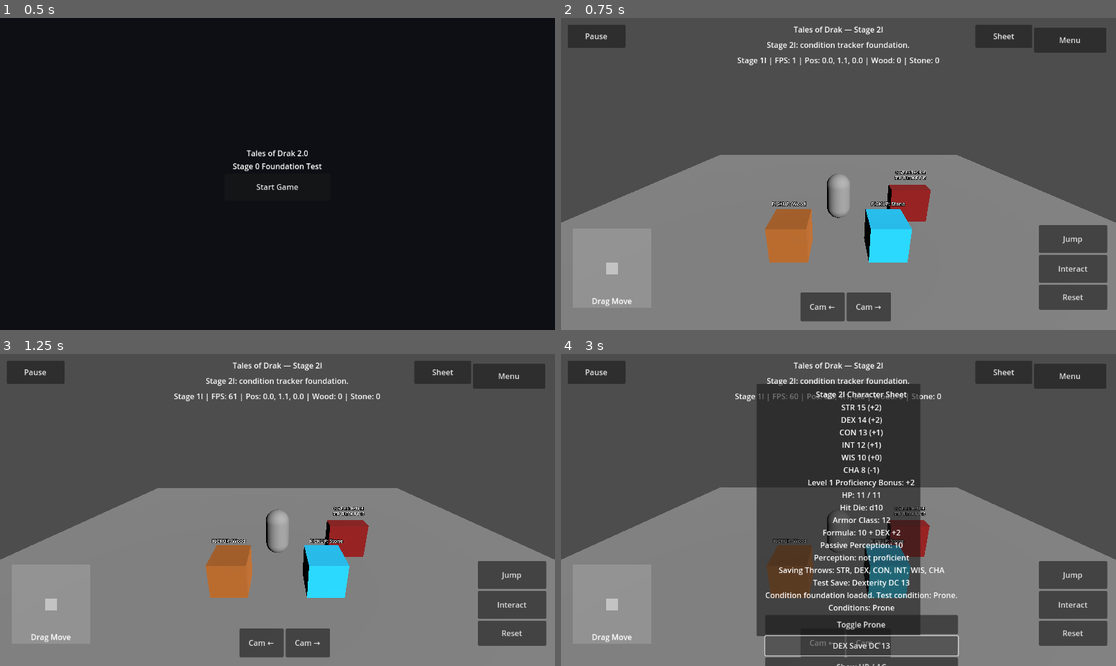
Above: before the commit, frames 1-4 (two rows, left to right).
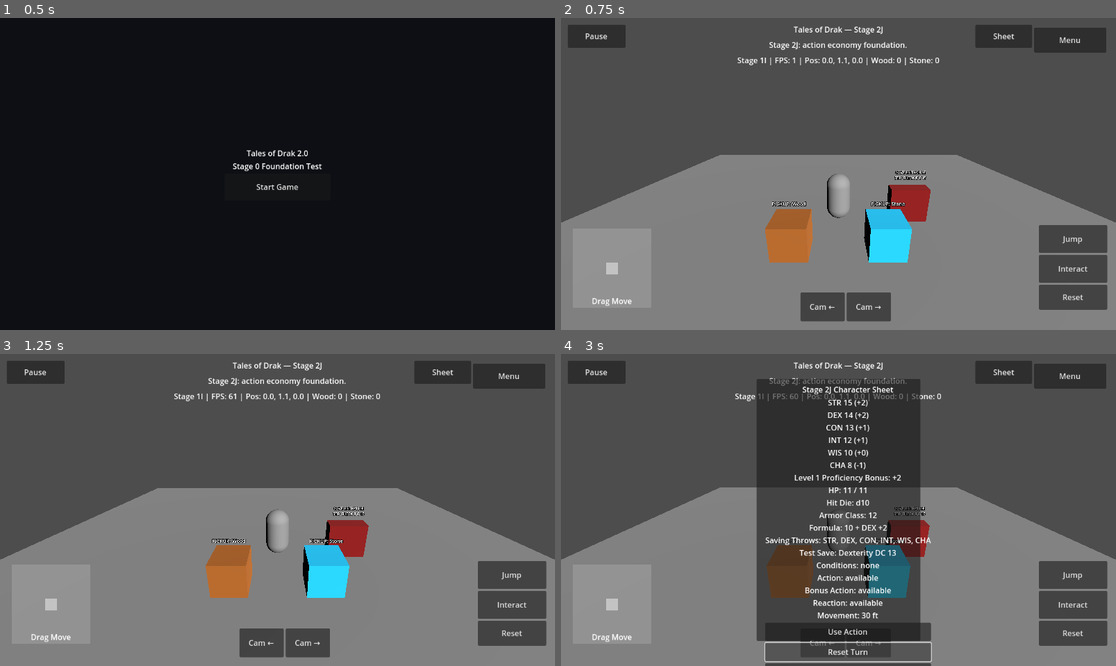
Above: after the commit, the same moments.

Repository: tristanvickery20/Tales-of-Drak-2.0
Game: Godot game, scene res://scenes/main_menu/main_menu.tscn
The game is run twice, just before and just after one commit, with the same random seed, the same clock (stepped at 60 frames per second) and the same inputs.
Inputs (mouse positions are in pixels of both pictures, inside the frame that each line leads up to):
- Up to frame 1 (0.5 s): no input
- Up to frame 2 (0.75 s): click "Start Game" at 0.5 s
- Up to frame 3 (1.25 s): no input
- Up to frame 4 (3 s): click "Sheet" at 1.25 s; click (849, 631) at 2 s, where only the run after the commit has a clickable "Use Action"; click (849, 653) at 2.75 s, where only the run after the commit has a clickable "Reset Turn"

Frame 1 is identical in both runs. In frame 2, 0.3% of the frame differs, in the area x 37-63%, y 4-11%; in frame 3, 0.3%; in frame 4, 7.3%, in the area x 35-72%, y 4-100%.

Commit message:
Add Stage 2J action economy sheet test

Diff:
--- a/drak/ui/drak_character_sheet_overlay.gd
+++ b/drak/ui/drak_character_sheet_overlay.gd
@@ -8,9 +8,10 @@
 const ARMOR_CLASS_SCRIPT := preload("res://drak/rules/drak_armor_class.gd")
 const SAVING_THROWS_SCRIPT := preload("res://drak/rules/drak_saving_throws.gd")
 const CONDITION_TRACKER_SCRIPT := preload("res://drak/rules/drak_condition_tracker.gd")
-
-const CURRENT_STAGE_TITLE := "Tales of Drak — Stage 2I"
-const CURRENT_STAGE_STATUS := "Stage 2I: condition tracker foundation."
+const ACTION_ECONOMY_SCRIPT := preload("res://drak/rules/drak_action_economy.gd")
+
+const CURRENT_STAGE_TITLE := "Tales of Drak — Stage 2J"
+const CURRENT_STAGE_STATUS := "Stage 2J: action economy foundation."
 
 var _ability_scores: DrakAbilityScores = ABILITY_SCORES_SCRIPT.new()
 var _dice_roller: DrakDiceRoller = DICE_ROLLER_SCRIPT.new()
@@ -20,6 +21,7 @@
 var _armor_class: DrakArmorClass = ARMOR_CLASS_SCRIPT.new()
 var _saving_throws: DrakSavingThrows = SAVING_THROWS_SCRIPT.new()
 var _condition_tracker: DrakConditionTracker = CONDITION_TRACKER_SCRIPT.new()
+var _action_economy: DrakActionEconomy = ACTION_ECONOMY_SCRIPT.new()
 var _root: Control
 var _sheet_button: Button
 var _sheet_panel: Panel
@@ -30,6 +32,7 @@
 func _ready() -> void:
 	process_mode = Node.PROCESS_MODE_ALWAYS
 	layer = 20
+	_action_economy.reset_turn()
 	_build_overlay()
 	_update_visibility()
 
@@ -63,9 +66,9 @@
 	_sheet_panel.name = "CharacterSheetPanel"
 	_sheet_panel.set_anchors_preset(Control.PRESET_CENTER)
 	_sheet_panel.offset_left = -170.0
-	_sheet_panel.offset_top = -262.0
+	_sheet_panel.offset_top = -272.0
 	_sheet_panel.offset_right = 170.0
-	_sheet_panel.offset_bottom = 262.0
+	_sheet_panel.offset_bottom = 272.0
 	_sheet_panel.visible = false
 	_sheet_panel.mouse_filter = Control.MOUSE_FILTER_STOP
 	_root.add_child(_sheet_panel)
@@ -82,7 +85,7 @@
 
 	var title := Label.new()
 	title.name = "CharacterSheetTitle"
-	title.text = "Stage 2I Character Sheet"
+	title.text = "Stage 2J Character Sheet"
 	title.horizontal_alignment = HORIZONTAL_ALIGNMENT_CENTER
 	title.mouse_filter = Control.MOUSE_FILTER_IGNORE
 	box.add_child(title)
@@ -94,10 +97,26 @@
 	_sheet_text.mouse_filter = Control.MOUSE_FILTER_IGNORE
 	box.add_child(_sheet_text)
 
+	var use_action_button := Button.new()
+	use_action_button.name = "UseActionButton"
+	use_action_button.text = "Use Action"
+	use_action_button.custom_minimum_size = Vector2(270, 38)
+	use_action_button.mouse_filter = Control.MOUSE_FILTER_STOP
+	use_action_button.pressed.connect(_use_action)
+	box.add_child(use_action_button)
+
+	var reset_turn_button := Button.new()
+	reset_turn_button.name = "ResetTurnButton"
+	reset_turn_button.text = "Reset Turn"
+	reset_turn_button.custom_minimum_size = Vector2(270, 38)
+	reset_turn_button.mouse_filter = Control.MOUSE_FILTER_STOP
+	reset_turn_button.pressed.connect(_reset_turn)
+	box.add_child(reset_turn_button)
+
 	var prone_button := Button.new()
 	prone_button.name = "ToggleProneButton"
 	prone_button.text = "Toggle Prone"
-	prone_button.custom_minimum_size = Vector2(270, 40)
+	prone_button.custom_minimum_size = Vector2(270, 38)
 	prone_button.mouse_filter = Control.MOUSE_FILTER_STOP
 	prone_button.pressed.connect(_toggle_prone)
 	box.add_child(prone_button)
@@ -105,7 +124,7 @@
 	var save_button := Button.new()
 	save_button.name = "RollDexteritySaveButton"
 	save_button.text = "DEX Save DC 13"
-	save_button.custom_minimum_size = Vector2(270, 40)
+	save_button.custom_minimum_size = Vector2(270, 38)
 	save_button.mouse_filter = Control.MOUSE_FILTER_STOP
 	save_button.pressed.connect(_roll_dexterity_save)
 	box.add_child(save_button)
@@ -113,7 +132,7 @@
 	var hp_ac_button := Button.new()
 	hp_ac_button.name = "ShowHpAcButton"
 	hp_ac_button.text = "Show HP / AC"
-	hp_ac_button.custom_minimum_size = Vector2(270, 40)
+	hp_ac_button.custom_minimum_size = Vector2(270, 38)
 	hp_ac_button.mouse_filter = Control.MOUSE_FILTER_STOP
 	hp_ac_button.pressed.connect(_show_hp_ac)
 	box.add_child(hp_ac_button)
@@ -121,29 +140,21 @@
 	var athletics_button := Button.new()
 	athletics_button.name = "RollAthleticsCheckButton"
 	athletics_button.text = "Athletics DC 12"
-	athletics_button.custom_minimum_size = Vector2(270, 40)
+	athletics_button.custom_minimum_size = Vector2(270, 38)
 	athletics_button.mouse_filter = Control.MOUSE_FILTER_STOP
 	athletics_button.pressed.connect(_roll_athletics_check)
 	box.add_child(athletics_button)
 
-	var perception_button := Button.new()
-	perception_button.name = "ShowPassivePerceptionButton"
-	perception_button.text = "Show Passive Perception"
-	perception_button.custom_minimum_size = Vector2(270, 40)
-	perception_button.mouse_filter = Control.MOUSE_FILTER_STOP
-	perception_button.pressed.connect(_show_passive_perception)
-	box.add_child(perception_button)
-
 	_check_result_text = Label.new()
 	_check_result_text.name = "CheckResultText"
-	_check_result_text.text = "No check rolled yet."
+	_check_result_text.text = "No action used yet."
 	_check_result_text.horizontal_alignment = HORIZONTAL_ALIGNMENT_CENTER
 	_check_result_text.mouse_filter = Control.MOUSE_FILTER_IGNORE
 	box.add_child(_check_result_text)
 
 	var note := Label.new()
 	note.name = "CharacterSheetNote"
-	note.text = "Stage 2I: Prone condition toggle only. No condition effects/combat yet."
+	note.text = "Stage 2J: action economy tracker only. No combat/hotbar/enemies yet."
 	note.autowrap_mode = TextServer.AUTOWRAP_WORD_SMART
 	note.horizontal_alignment = HORIZONTAL_ALIGNMENT_CENTER
 	note.mouse_filter = Control.MOUSE_FILTER_IGNORE
@@ -152,22 +163,21 @@
 	var close_button := Button.new()
 	close_button.name = "CloseCharacterSheetButton"
 	close_button.text = "Close"
-	close_button.custom_minimum_size = Vector2(220, 42)
+	close_button.custom_minimum_size = Vector2(220, 40)
 	close_button.mouse_filter = Control.MOUSE_FILTER_STOP
 	close_button.pressed.connect(_hide_sheet)
 	box.add_child(close_button)
 
 func _get_sheet_text() -> String:
 	var proficiency_bonus := _dice_roller.get_proficiency_bonus(1)
-	return "%s\nLevel 1 Proficiency Bonus: +%d\n%s\n%s\n%s\n%s\n%s\n%s" % [
+	return "%s\nLevel 1 Proficiency Bonus: +%d\n%s\n%s\n%s\n%s\n%s" % [
 		_ability_scores.get_summary_text(),
 		proficiency_bonus,
 		_hit_points.get_summary_text(_ability_scores.get_constitution_modifier()),
 		_armor_class.get_summary_text(_ability_scores.get_dexterity_modifier()),
-		_passive_scores.get_summary_text(_ability_scores.get_wisdom_modifier(), proficiency_bonus, false),
 		_saving_throws.get_summary_text(),
-		_condition_tracker.get_registry_summary_text(),
 		_condition_tracker.get_summary_text(),
+		_action_economy.get_summary_text(),
 	]
 
 func _toggle_sheet() -> void:
@@ -177,6 +187,19 @@
 
 func _hide_sheet() -> void:
 	_sheet_panel.visible = false
+
+func _use_action() -> void:
+	var used := _action_economy.use_action()
+	_sheet_text.text = _get_sheet_text()
+	if used:
+		_check_result_text.text = "Action used.\n" + _action_economy.get_summary_text()
+	else:
+		_check_result_text.text = "Action already used. Reset turn to recover it.\n" + _action_economy.get_summary_text()
+
+func _reset_turn() -> void:
+	_action_economy.reset_turn()
+	_sheet_text.text = _get_sheet_text()
+	_check_result_text.text = "Turn reset.\n" + _action_economy.get_summary_text()
 
 func _toggle_prone() -> void:
 	var active := _condition_tracker.toggle_prone()
@@ -200,13 +223,6 @@
 	var ability_name := _skill_registry.get_ability_for_skill(skill_name)
 	var result := _dice_roller.roll_ability_check(skill_name + " (" + ability_name + ")", _ability_scores.get_modifier_for_ability(ability_name), 1, true, 12)
 	_check_result_text.text = _dice_roller.format_check_result(result)
-
-func _show_passive_perception() -> void:
-	var proficiency_bonus := _dice_roller.get_proficiency_bonus(1)
-	_check_result_text.text = "Passive Perception = 10 + WIS %s + Prof +0 = %d" % [
-		_ability_scores.format_modifier(_ability_scores.get_wisdom_modifier()),
-		_passive_scores.get_passive_perception(_ability_scores.get_wisdom_modifier(), proficiency_bonus, false),
-	]
 
 func _update_visibility() -> void:
 	var scene := get_tree().current_scene
@@ -237,6 +253,6 @@
 
 func _replace_stage_text(text: String) -> String:
 	var updated := text
-	for stage_name in ["Stage 1E", "Stage 1F", "Stage 1G", "Stage 1H", "Stage 1I", "Stage 2A", "Stage 2B", "Stage 2C", "Stage 2D", "Stage 2E", "Stage 2F", "Stage 2G", "Stage 2H"]:
-		updated = updated.replace(stage_name, "Stage 2I")
+	for stage_name in ["Stage 1E", "Stage 1F", "Stage 1G", "Stage 1H", "Stage 1I", "Stage 2A", "Stage 2B", "Stage 2C", "Stage 2D", "Stage 2E", "Stage 2F", "Stage 2G", "Stage 2H", "Stage 2I"]:
+		updated = updated.replace(stage_name, "Stage 2J")
 	return updated
